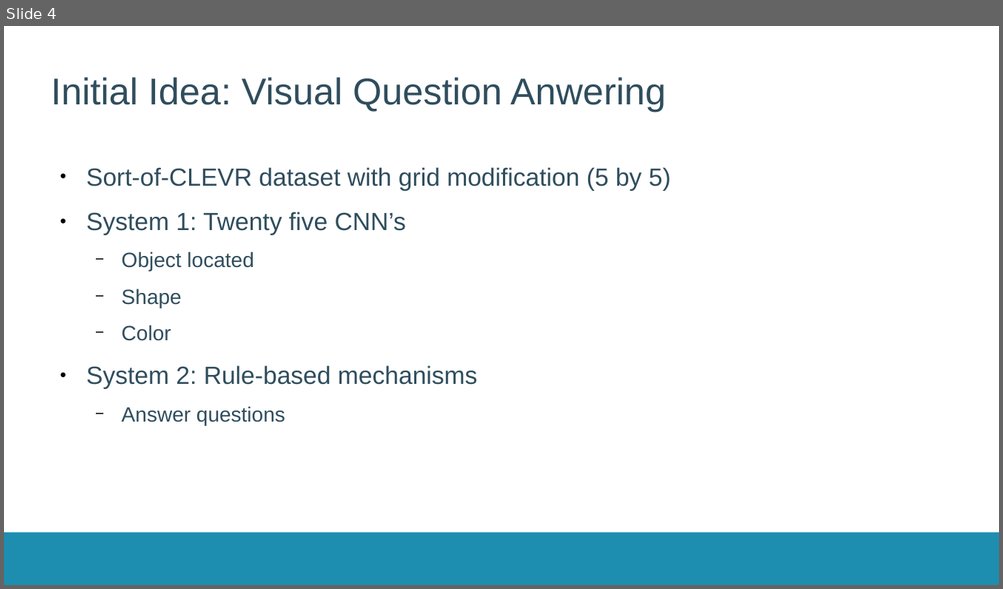
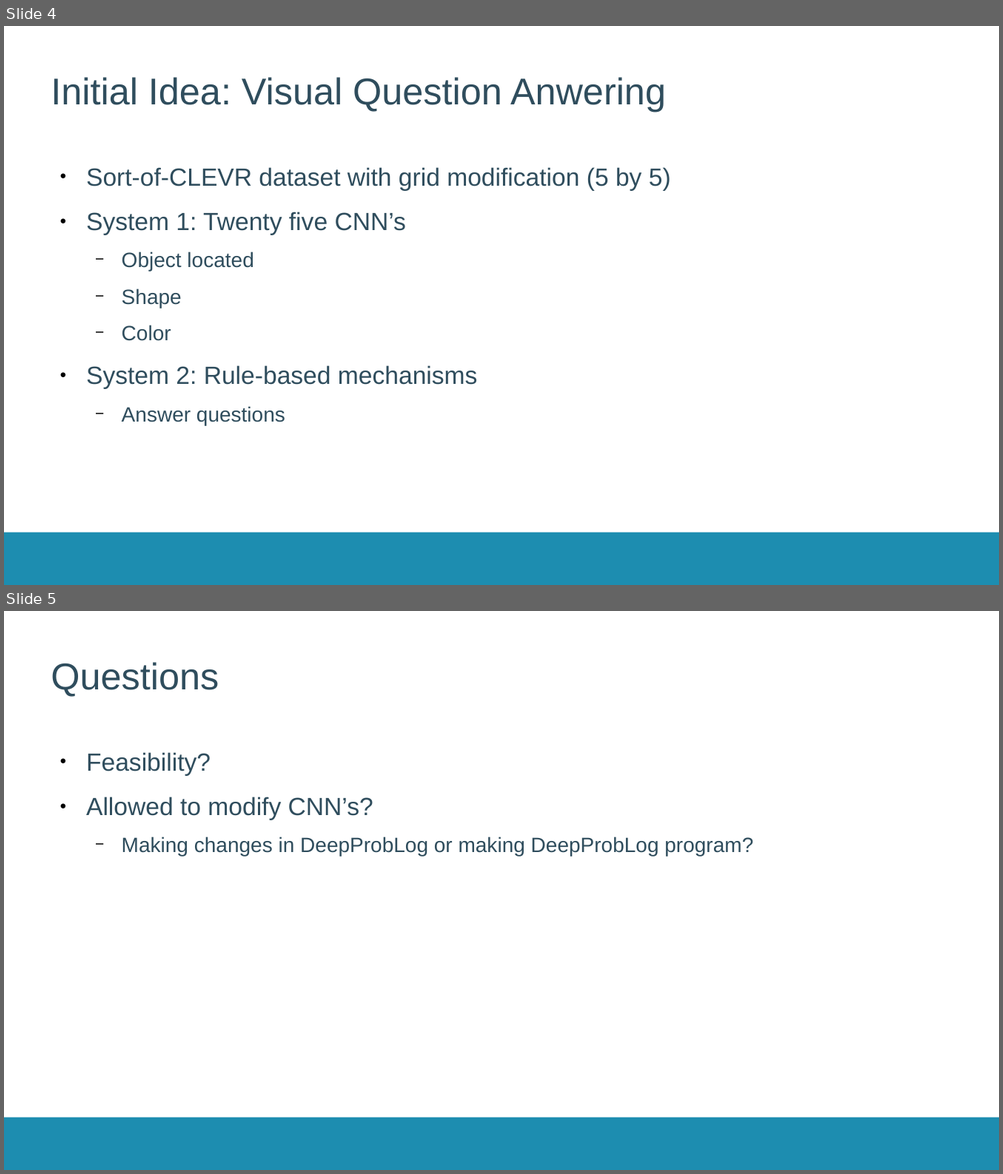
Before and after one commit to JorritWillaert/Capita-Selecta-Neuro-Symbolic-AI, a slide deck: Initial idea/presentation.odp. Shown one above the other, each under a label of ours: slide 4 before the commit, slides 4 and 5 after it. The pictures are 1003x589 and 1003x1174 pixels, drawn with LibreOffice and Linux fonts; fonts in the diff are those of the drawing; background and template pictures are left out. Boxes give left, top, right and bottom in pixels: in the first picture for what was removed or moved away, otherwise in the second. Text is boxed around its words. In the diff, an @@ line names an element or a change of style, - is before the commit and + after.

```diff
--- a/Initial idea/presentation.odp
+++ b/Initial idea/presentation.odp
@@ slide 5 added at [4,611,999,1170], background #FFFFFF; not listed: 1 template element that a slide beside it also shows @@
@@ title added at [51,662,219,697], 36 pt, text #2F4D5D @@
+Questions
@@ text added at [86,752,753,857], 20 pt, text #2F4D5D @@
+● Feasibility?
+● Allowed to modify CNN’s?
+  − Making changes in DeepProbLog or making DeepProbLog program?
```
Also in this commit, not shown: 1 other slide added.
